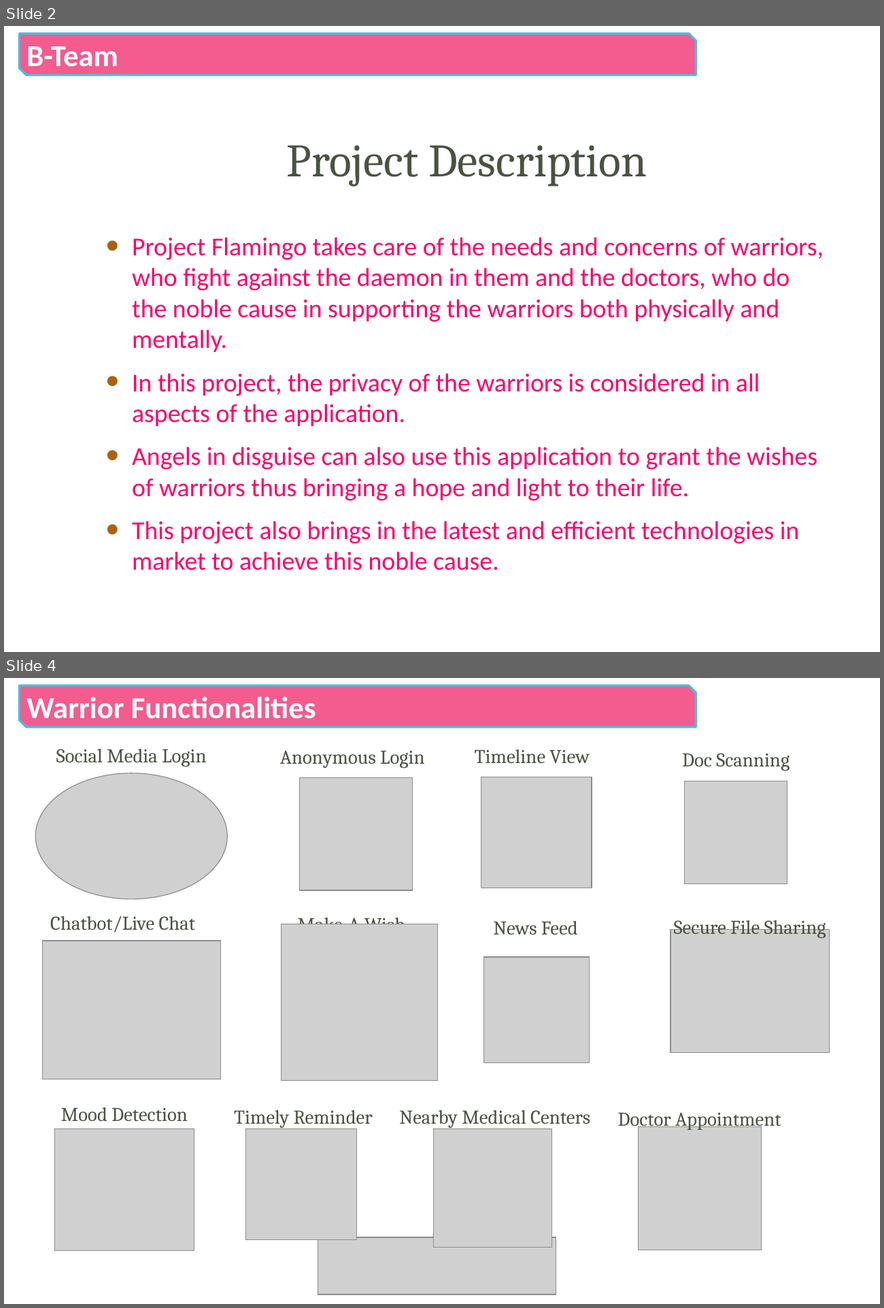
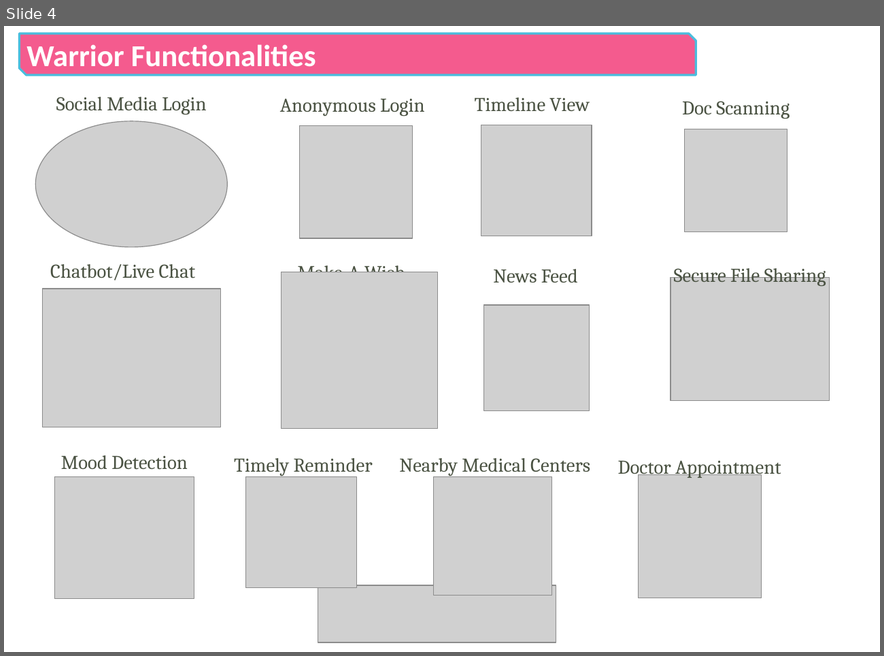
Before and after one commit to charcharan/hack-for-pink-2020, a slide deck: B-Team_Flamingo_Infosys.pptx. Shown one above the other, each under a label of ours: slides 2 and 4 before the commit, slide 4 after it; the slides between them are not shown. The pictures are 884x1308 and 884x656 pixels, drawn with LibreOffice and Linux fonts; fonts in the diff are those of the drawing; grey boxes stand for pictures; background and template pictures are left out. Boxes give left, top, right and bottom in pixels: in the first picture for what was removed or moved away, otherwise in the second. Text is boxed around its words. In the diff, an @@ line names an element or a change of style, - is before the commit and + after.

```diff
--- a/B-Team_Flamingo_Infosys.pptx
+++ b/B-Team_Flamingo_Infosys.pptx
@@ slide 2 removed at (4,26,880,652), background picture (left out) @@
@@ snip diag rect removed at (20,34,696,75) @@
-B-Team
@@ title removed at (287,145,647,186) @@
-Project Description
@@ text removed at (132,237,823,570) @@
-• Project Flamingo takes care of the needs and concerns of warriors, who fight against the daemon in them and the doctors, who do the noble cause in supporting the warriors both physically and mentally.
-• In this project, the privacy of the warriors is considered in all aspects of the application.
-• Angels in disguise can also use this application to grant the wishes of warriors thus bringing a hope and light to their life.
-• This project also brings in the latest and efficient technologies in market to achieve this noble cause.
```
Also in this commit, not shown: 6 slides changed, 1 slide added.
